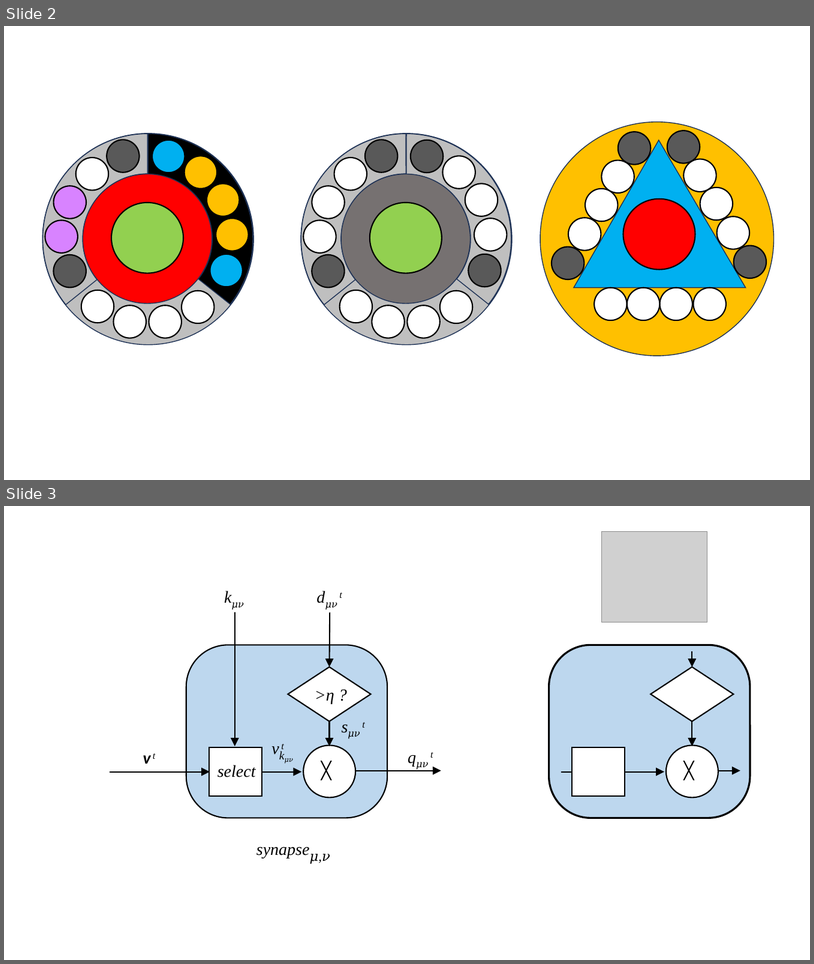
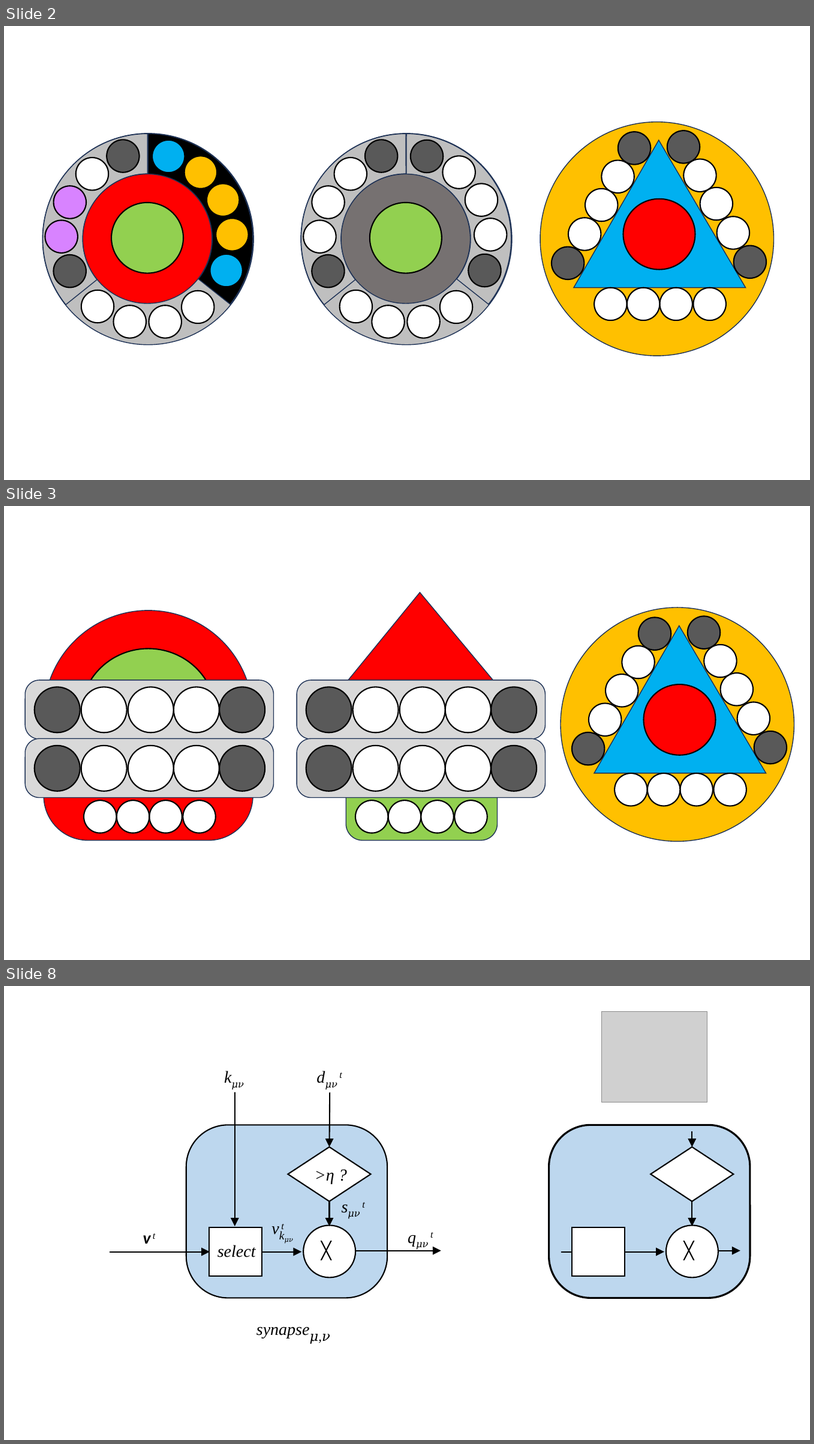
Before and after one commit to ihux/carabao-utils, a slide deck: doc/paper/Sequence Memory.pptx. Shown one above the other, each under a label of ours: slides 2 and 3 before the commit, slides 2, 3 and 8 after it; the slides between them are not shown. The pictures are 814x964 and 814x1444 pixels, drawn with LibreOffice and Linux fonts; fonts in the diff are those of the drawing; grey boxes stand for pictures. Boxes give left, top, right and bottom in pixels: in the first picture for what was removed or moved away, otherwise in the second. Text is boxed around its words. In the diff, an @@ line names an element or a change of style, - is before the commit and + after.

```diff
--- a/doc/paper/Sequence Memory.pptx
+++ b/doc/paper/Sequence Memory.pptx
@@ slide 3 added at [4, 506, 810, 960], background #FFFFFF @@
@@ triangle added at [332, 592, 510, 700], fill #FF0000, outline #1E3256 1 pt @@
@@ ellipse added at [44, 610, 253, 819], fill #FF0000, outline #1E3256 1 pt @@
@@ ellipse added at [81, 649, 216, 782], fill #92D050, outline #000000 1.5 pt @@
@@ rounded rectangle added at [25, 680, 274, 739], fill #D9D9D9, outline #1E3256 1 pt @@
@@ rounded rectangle added at [297, 680, 545, 739], fill #D9D9D9, outline #1E3256 1 pt @@
@@ group added at [561, 607, 795, 841]: 16 ellipses, 1 triangle @@
@@ group added at [34, 687, 265, 732]: 5 ellipses @@
@@ group added at [306, 687, 537, 732]: 5 ellipses @@
@@ rounded rectangle added at [25, 738, 274, 797], fill #D9D9D9, outline #1E3256 1 pt @@
@@ rounded rectangle added at [44, 728, 253, 840], fill #FF0000, outline #1E3256 1 pt @@
@@ rounded rectangle added at [297, 738, 545, 797], fill #D9D9D9, outline #1E3256 1 pt @@
@@ rounded rectangle added at [347, 728, 498, 840], fill #92D050, outline #1E3256 1 pt @@
@@ group added at [34, 745, 265, 791]: 5 ellipses @@
@@ group added at [306, 745, 537, 791]: 5 ellipses @@
@@ group added at [84, 800, 216, 832]: 4 ellipses @@
@@ group added at [356, 800, 488, 832]: 4 ellipses @@
@@ what was slide 3 is now slide 8 @@
```
Also in this commit, not shown: 1 slide changed, 4 other slides added, 2 other files.
